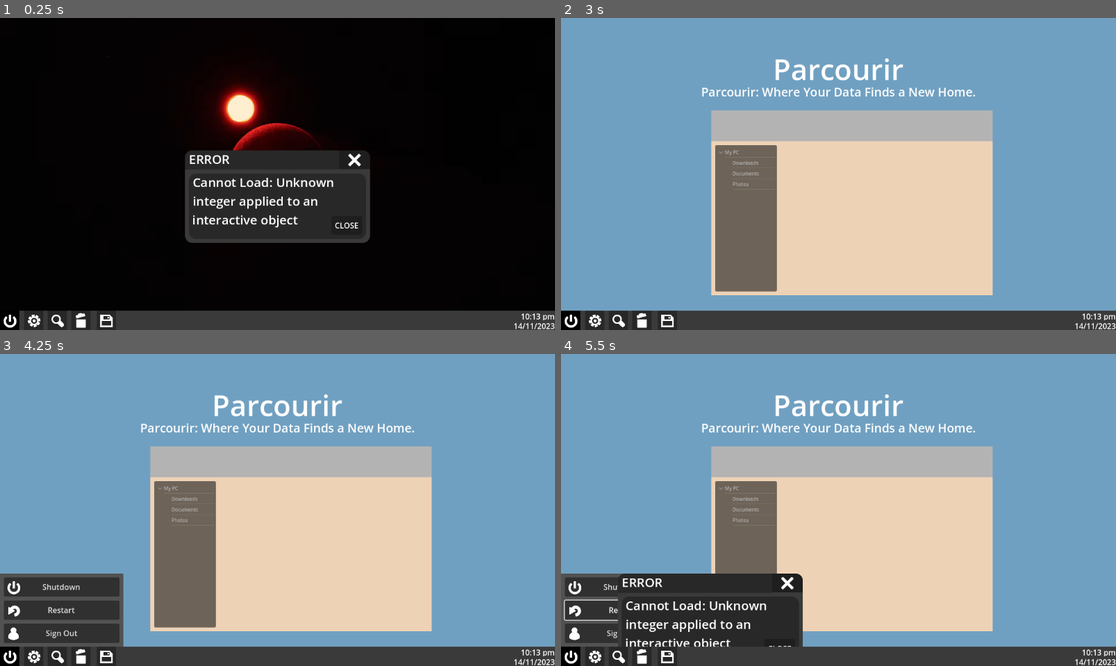
Above: before the commit, frames 1-4 (two rows, left to right).
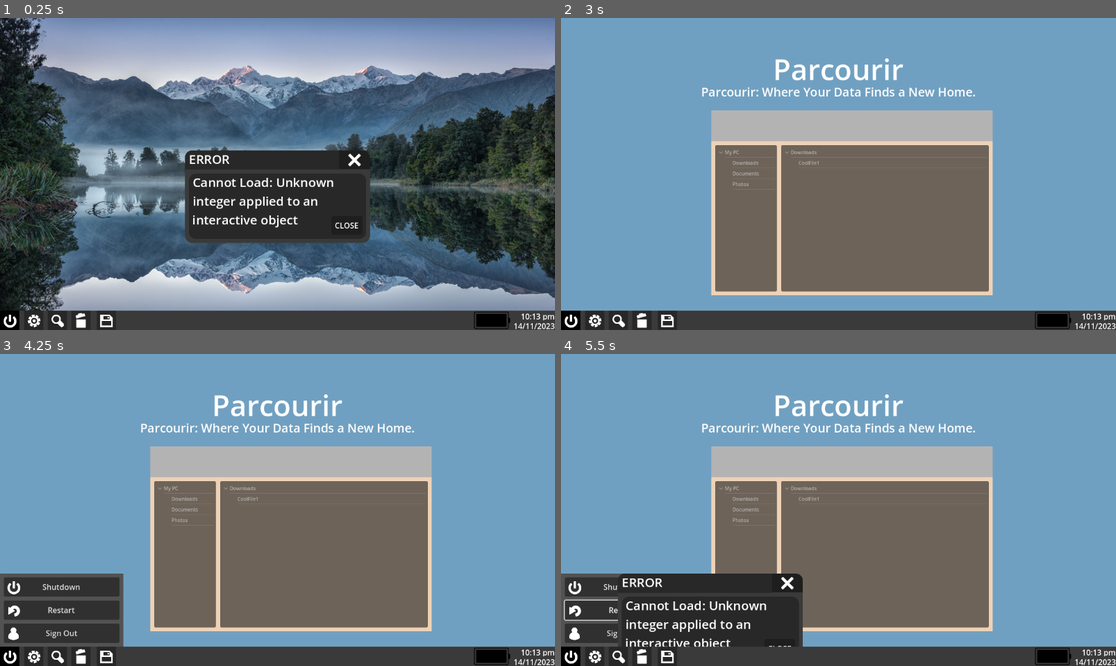
Above: after the commit, the same moments.

Repository: TheSteelCrow/SteelOS
Game: Godot game, scene res://Scenes/main_ui.tscn
Same seed, same stepped clock (60 frames per second), same inputs: the game is played once before the commit and once after it.
Inputs (mouse positions are in pixels of both pictures, inside the frame that each line leads up to):
- Up to frame 1 (0.25 s): no input
- Up to frame 2 (3 s): click (594, 320) at 0.52 s; click (616, 320) at 1.25 s; click (838, 180) at 2.02 s; type "Alex" at 2.1 s; click (666, 320) at 2.75 s
- Up to frame 3 (4.25 s): click (11, 656) at 3.5 s
- Up to frame 4 (5.5 s): click "Restart" at 4.25 s; click "Restart" at 5 s

The runs differ from the first frame. In frame 1, 81% of the frame differs, in the area x 0-100%, y 0-100%; in frame 2, 18%; in frame 3, 18%; in frame 4, 17%.

Commit message:
7 5 2024
Battery
File View in file explorer

Diff:
--- a/Scenes/main_ui.tscn
+++ b/Scenes/main_ui.tscn
@@ -13,6 +13,7 @@
 [ext_resource type="Texture2D" uid="uid://ba7k3fpkps6my" path="res://Images/save.png" id="7_18scl"]
 [ext_resource type="Script" path="res://Scripts/SearchEngine.gd" id="9_yyops"]
 [ext_resource type="Script" path="res://Scripts/FileExplorer.gd" id="11_m1ils"]
+[ext_resource type="Script" path="res://Scripts/Battery.gd" id="14_q5ee8"]
 
 [sub_resource type="StyleBoxFlat" id="StyleBoxFlat_3cq8d"]
 bg_color = Color(0.321569, 0.321569, 0.321569, 1)
@@ -25,6 +26,35 @@
 
 [sub_resource type="StyleBoxFlat" id="StyleBoxFlat_4vrhd"]
 bg_color = Color(0.227451, 0.227451, 0.227451, 1)
+
+[sub_resource type="StyleBoxFlat" id="StyleBoxFlat_kehs5"]
+bg_color = Color(0, 0, 0, 0)
+
+[sub_resource type="StyleBoxFlat" id="StyleBoxFlat_onk7q"]
+bg_color = Color(0, 0, 0, 1)
+corner_radius_top_right = 5
+corner_radius_bottom_right = 5
+
+[sub_resource type="StyleBoxFlat" id="StyleBoxFlat_fp1k0"]
+bg_color = Color(0, 0, 0, 1)
+corner_radius_top_left = 5
+corner_radius_top_right = 5
+corner_radius_bottom_right = 5
+corner_radius_bottom_left = 5
+
+[sub_resource type="StyleBoxFlat" id="StyleBoxFlat_jwhvl"]
+bg_color = Color(0.226563, 0.226563, 0.226563, 1)
+corner_radius_top_left = 3
+corner_radius_top_right = 3
+corner_radius_bottom_right = 3
+corner_radius_bottom_left = 3
+
+[sub_resource type="StyleBoxFlat" id="StyleBoxFlat_golrh"]
+bg_color = Color(0, 0, 0, 1)
+corner_radius_top_left = 1
+corner_radius_top_right = 1
+corner_radius_bottom_right = 1
+corner_radius_bottom_left = 1
 
 [node name="MainUI" type="Control"]
 layout_mode = 3
@@ -43,6 +73,7 @@
 texture = ExtResource("1_pctbs")
 
 [node name="Background2" type="TextureRect" parent="."]
+visible = false
 layout_mode = 0
 offset_right = 1600.0
 offset_bottom = 1068.0
@@ -160,7 +191,6 @@
 texture_normal = ExtResource("5_facrs")
 
 [node name="FileExplorer" type="Panel" parent="."]
-visible = false
 layout_mode = 0
 offset_left = 312.0
 offset_top = 192.0
@@ -175,7 +205,7 @@
 offset_bottom = 64.0
 color = Color(0.701961, 0.701961, 0.701961, 1)
 
-[node name="Tree" type="Tree" parent="FileExplorer"]
+[node name="Folders" type="Tree" parent="FileExplorer"]
 layout_mode = 0
 offset_left = 8.0
 offset_top = 72.0
@@ -185,6 +215,16 @@
 allow_search = false
 scroll_horizontal_enabled = false
 
+[node name="Files" type="Tree" parent="FileExplorer"]
+layout_mode = 0
+offset_left = 145.0
+offset_top = 72.0
+offset_right = 576.0
+offset_bottom = 376.0
+theme_override_font_sizes/font_size = 10
+allow_search = false
+scroll_horizontal_enabled = false
+
 [node name="Taskbar" type="Panel" parent="."]
 layout_mode = 0
 offset_top = 608.0
@@ -192,6 +232,47 @@
 offset_bottom = 648.0
 theme_override_styles/panel = SubResource("StyleBoxFlat_4vrhd")
 script = ExtResource("2_0hvxi")
+
+[node name="Battery" type="Panel" parent="Taskbar"]
+layout_mode = 0
+offset_left = 984.0
+offset_top = 2.0
+offset_right = 1084.0
+offset_bottom = 50.0
+scale = Vector2(0.75, 0.75)
+theme_override_styles/panel = SubResource("StyleBoxFlat_kehs5")
+script = ExtResource("14_q5ee8")
+metadata/_edit_group_ = true
+
+[node name="Cathode" type="Panel" parent="Taskbar/Battery"]
+layout_mode = 0
+offset_left = 88.0
+offset_top = 16.0
+offset_right = 100.0
+offset_bottom = 32.0
+theme_override_styles/panel = SubResource("StyleBoxFlat_onk7q")
+
+[node name="Outline" type="Panel" parent="Taskbar/Battery"]
+layout_mode = 0
+offset_right = 96.0
+offset_bottom = 48.0
+theme_override_styles/panel = SubResource("StyleBoxFlat_fp1k0")
+
+[node name="Inner" type="Panel" parent="Taskbar/Battery/Outline"]
+layout_mode = 0
+offset_left = 2.0
+offset_top = 2.0
+offset_right = 94.0
+offset_bottom = 46.0
+theme_override_styles/panel = SubResource("StyleBoxFlat_jwhvl")
+
+[node name="Bar" type="Panel" parent="Taskbar/Battery/Outline/Inner"]
+layout_mode = 0
+offset_left = 4.0
+offset_top = 4.0
+offset_right = 88.0
+offset_bottom = 40.0
+theme_override_styles/panel = SubResource("StyleBoxFlat_golrh")
 
 [node name="TimeText" type="RichTextLabel" parent="Taskbar"]
 layout_mode = 0
--- /dev/null
+++ b/Scripts/Battery.gd
@@ -0,0 +1,22 @@
+extends Panel
+
+var Bar
+var FullLength
+var PowerPercentage = 100
+
+# Called when the node enters the scene tree for the first time.
+func _ready():
+	Bar = get_node("Outline").get_node("Inner").get_node("Bar")
+	FullLength = Bar.size.x
+
+func UpdatePercentage():
+	if(PowerPercentage >= 0 and PowerPercentage <= 100):
+		Bar.size.x = FullLength/100 * PowerPercentage
+	elif(PowerPercentage < 0):
+		Bar.size.x = 0
+	elif(PowerPercentage > 100):
+		Bar.size.x = FullLength
+
+# Called every frame. 'delta' is the elapsed time since the previous frame.
+func _process(delta):
+	UpdatePercentage() # move out of process eventually
--- a/Scripts/FileExplorer.gd
+++ b/Scripts/FileExplorer.gd
@@ -6,29 +6,36 @@
 var offset = Vector2(0,0)
 var ScreenSize
 
-var FileExplorerTree
+var FoldersTree
+var FilesTree
 
 # Called when the node enters the scene tree for the first time.
 func _ready():
 	hide()
 
 	ScreenSize = get_viewport_rect().size / get_canvas_transform().get_scale()
-	FileExplorerTree = get_node("Tree")
+	FoldersTree = get_node("Folders")
 
-	var root = FileExplorerTree.create_item()
-	root.set_text(0, "My PC")
-	FileExplorerTree.hide_root = false
-	var DownloadsFolder = FileExplorerTree.create_item(root)
+	var FolderRoot = FoldersTree.create_item()
+	FolderRoot.set_text(0, "My PC")
+	FoldersTree.hide_root = false
+	var DownloadsFolder = FoldersTree.create_item(FolderRoot)
 	DownloadsFolder.set_text(0, "Downloads")
 
-	var DocumentsFolder = FileExplorerTree.create_item(root)
+	var DocumentsFolder = FoldersTree.create_item(FolderRoot)
 	DocumentsFolder.set_text(0, "Documents")
 
-	var PhotosFolder = FileExplorerTree.create_item(root)
+	var PhotosFolder = FoldersTree.create_item(FolderRoot)
 	PhotosFolder.set_text(0, "Photos")
 
-	#var subchild1 = FileExplorerTree.create_item(child1)
+	#var subchild1 = FoldersTree.create_item(child1)
 	#subchild1.set_text(0, "Subchild1")
+
+	FilesTree = get_node("Files")
+	var FileRoot = FilesTree.create_item()
+	FileRoot.set_text(0, "Downloads")
+	var File1 = FilesTree.create_item(FileRoot)
+	File1.set_text(0, "CoolFile1")
 
 
 # Called every frame. 'delta' is the elapsed time since the previous frame.
Not shown: 1 places in Scenes/main_ui.tscn that only renumber resources
